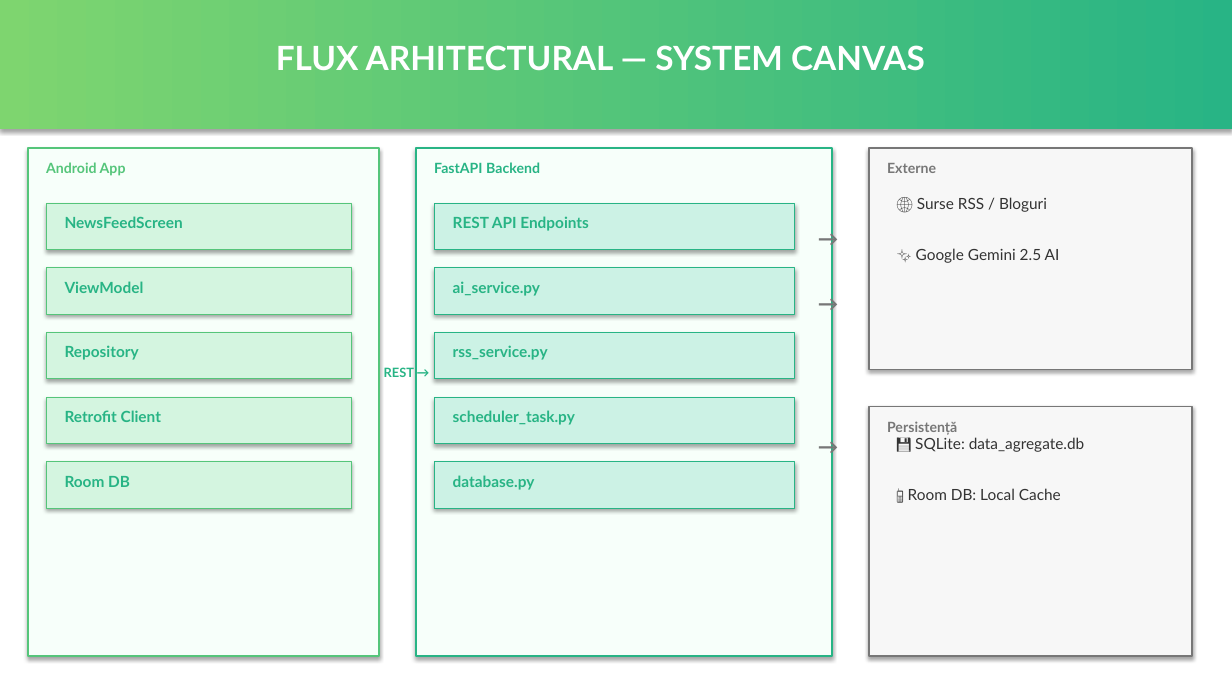
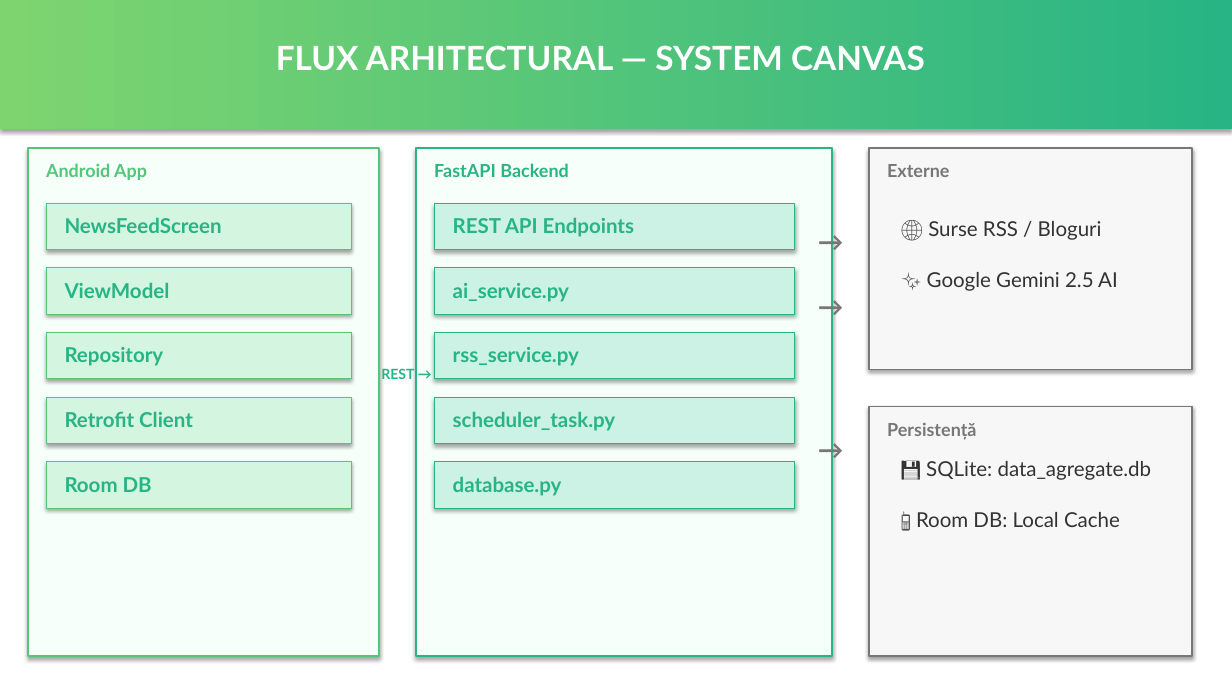
Before and after one commit to podut/data-agregate, a slide deck: slide 6 of DataAgregate_Presentation.pptx. Drawn at 1232x693 pixels with LibreOffice and Linux fonts; fonts in the diff are those of the drawing. Boxes give left, top, right and bottom in pixels: in the first picture for what was removed or moved away, otherwise in the second. Text is boxed around its words. In the diff, an @@ line names an element or a change of style, - is before the commit and + after.

Commit message:
docs: adauga prezentare DataAgregate 14 slide-uri stil Natours

```diff
--- a/DataAgregate_Presentation.pptx
+++ b/DataAgregate_Presentation.pptx
@@ size 11 to 14 pt in 4 elements at box(434, 163, 569, 177), box(46, 163, 147, 180), box(887, 423, 977, 440), box(887, 164, 949, 177) @@
@@ text "🌐 Surse RSS / Bloguri": place and size @@
-text "🌐 Surse RSS / Bloguri" at box(917, 197, 1047, 212)
+text "🌐 Surse RSS / Bloguri" at box(928, 221, 1102, 240)
@@ text "✨ Google Gemini 2.5 AI": place and size @@
-text "✨ Google Gemini 2.5 AI" at box(916, 248, 1060, 263)
+text "✨ Google Gemini 2.5 AI" at box(927, 272, 1118, 291)
@@ text "REST →" at box(381, 368, 414, 379): size 10 to 11 pt @@
@@ size 16 to 20 pt in 3 elements at box(809, 222, 855, 262), box(809, 287, 855, 327), box(809, 430, 855, 470) @@
@@ text "💾 SQLite: data_agregate.db": place and size @@
-text "💾 SQLite: data_agregate.db" at box(915, 437, 1084, 452)
+text "💾 SQLite: data_agregate.db" at box(926, 461, 1152, 480)
@@ size 12 to 16 pt in 14 elements at box(453, 217, 634, 237), box(453, 283, 569, 302), box(453, 347, 579, 366), box(453, 411, 616, 431), box(453, 476, 562, 496), box(65, 217, 222, 233), box(65, 282, 170, 298), box(65, 347, 164, 366), box(65, 411, 193, 427), box(65, 477, 152, 492), box(928, 221, 1102, 240), box(927, 272, 1118, 291), box(926, 461, 1152, 480), box(916, 512, 1120, 527) @@
@@ text "📱 Room DB: Local Cache": place and size @@
-text "📱 Room DB: Local Cache" at box(908, 488, 1061, 500)
+text "📱 Room DB: Local Cache" at box(916, 512, 1120, 527)
```
Also in this commit, not shown: 12 other slides changed.
